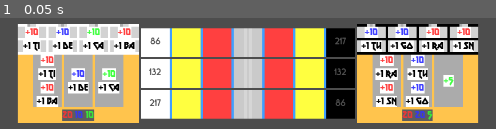
Above: before the commit, frame 1.
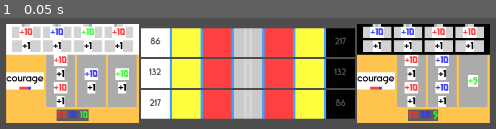
Above: after the commit, the same moment.

Repository: Pe3Hu/kura
Game: Godot game, scene res://scene/0/game.tscn
The game is run twice, just before and just after one commit, with the same random seed, the same clock (stepped at 60 frames per second) and the same inputs.
Inputs:
- Up to frame 1 (0.05 s): no input

The runs differ from the first frame. In frame 1, 27% of the frame differs, in the area x 1-99%, y 5-95%.

Commit message:
update version 0.0041
1. kura_calibration, kura_symbol jsons added

Diff:
--- /dev/null
+++ b/asset/json/kura_calibration.json
@@ -0,0 +1,80 @@
+[
+ {
+  "title": "autonomy",
+  "type": "aspect",
+  "price": 10,
+  "subtype": "aspect"
+ },
+ {
+  "title": "power",
+  "type": "aspect",
+  "price": 14,
+  "subtype": "aspect"
+ },
+ {
+  "title": "velocity",
+  "type": "aspect",
+  "price": 16,
+  "subtype": "aspect"
+ },
+ {
+  "title": "min",
+  "type": "aspect",
+  "price": 20,
+  "subtype": "aspect"
+ },
+ {
+  "title": "max",
+  "type": "aspect",
+  "price": 5,
+  "subtype": "aspect"
+ },
+ {
+  "title": "random",
+  "type": "aspect",
+  "price": 6,
+  "subtype": "aspect"
+ },
+ {
+  "title": "high",
+  "type": "servant",
+  "price": 7,
+  "subtype": "aspect"
+ },
+ {
+  "title": "low",
+  "type": "servant",
+  "price": 13,
+  "subtype": "aspect"
+ },
+ {
+  "title": "fresh",
+  "type": "servant",
+  "price": 12,
+  "subtype": "time"
+ },
+ {
+  "title": "old",
+  "type": "servant",
+  "price": 8,
+  "subtype": "time"
+ },
+ {
+  "title": "aggressive",
+  "type": "servant",
+  "price": 9,
+  "subtype": "threat"
+ },
+ {
+  "title": "quiet",
+  "type": "servant",
+  "price": 11,
+  "subtype": "threat"
+ },
+ {
+  "title": "standard",
+  "type": "servant",
+  "price": 10,
+  "subtype": "queue"
+ }
+]
--- /dev/null
+++ b/asset/json/kura_symbol.json
@@ -0,0 +1,50 @@
+[
+ {
+  "title": "passion",
+  "power": 100,
+  "autonomy": 0,
+  "velocity": 0
+ },
+ {
+  "title": "courage",
+  "power": 75,
+  "autonomy": 25,
+  "velocity": 0
+ },
+ {
+  "title": "greatness",
+  "power": 50,
+  "autonomy": 50,
+  "velocity": 0
+ },
+ {
+  "title": "dignity",
+  "power": 25,
+  "autonomy": 75,
+  "velocity": 0
+ },
+ {
+  "title": "joy",
+  "power": 75,
+  "autonomy": 0,
+  "velocity": 25
+ },
+ {
+  "title": "freshness",
+  "power": 50,
+  "autonomy": 0,
+  "velocity": 50
+ },
+ {
+  "title": "hope",
+  "power": 25,
+  "autonomy": 0,
+  "velocity": 75
+ },
+ {
+  "title": "tranquility",
+  "power": 40,
+  "autonomy": 30,
+  "velocity": 30
+ }
+]
--- a/scene/3/forge.gd
+++ b/scene/3/forge.gd
@@ -8,7 +8,7 @@
 
 
 var totems = {}
-var elements = {}
+var origins = {}
 var kinds = {}
 
 
@@ -17,19 +17,35 @@
 		slot.prototype = prototype
 		slot.forge = self
 
+	reset()
+
+
+func reset() -> void:
+	prototype.reset()
+	totems = {}
+	origins = {}
+	kinds = {}
+
 	set_default_slots()
-	#prefix.draw_servant_affix("No")
-	#suffix.draw_servant_affix("No")
+	reset_affixs()
 
 
 func set_default_slots() -> void:
-	prototype.reset()
-	totems = {}
-	elements = {}
-	kinds = {}
-
 	for slot in slots.get_children():
 		slot.set_default()
+
+
+func reset_affixs() -> void:
+	for prefix in prefixs.get_children():
+		prefixs.remove_child(prefix)
+		prefix.queue_free()
+
+	for suffix in suffixs.get_children():
+		suffixs.remove_child(suffix)
+		suffix.queue_free()
+
+	var symbol = Global.dict.spell.symbol.keys().pick_random()
+	add_affix("symbol", symbol)
 
 
 func use_card(card_: MarginContainer) -> void:
@@ -48,5 +64,12 @@
 	match type_:
 		"totem":
 			suffixs.add_child(icon)
+		"kind":
+			suffixs.add_child(icon)
+		"origin":
+			suffixs.add_child(icon)
+		"symbol":
+			prefixs.add_child(icon)
+			icon.draw_spell_symbol(title_)
 
 	icon.draw_servant_affix(title_)
--- a/scene/3/slot.gd
+++ b/scene/3/slot.gd
@@ -33,15 +33,18 @@
 		var aspect = prototype.aspects.get_node(protocol_.aspect)
 		aspect.add_value(value)
 
-	if protocol_.totem != null:
-		if !forge.totems.has(protocol_.totem):
-			forge.totems[protocol_.totem] = 0
+	var affixs = ["totem", "origin", "kind"]
 
-		if forge.totems[protocol_.totem] < 2:
-			forge.totems[protocol_.totem] += value
+	for affix in affixs:
+		if protocol_[affix] != null:
+			if !forge.totems.has(protocol_[affix]):
+				forge.totems[protocol_[affix]] = 0
 
-			if forge.totems[protocol_.totem] >= 2:
-				forge.add_affix("totem", protocol_.totem)
+			if forge.totems[protocol_[affix]] < 2:
+				forge.totems[protocol_[affix]] += value
+
+				if forge.totems[protocol_[affix]] >= 2:
+					forge.add_affix(affix, protocol_[affix])
 
 
 func remove_default() -> void:
--- a/scene/4/icon.gd
+++ b/scene/4/icon.gd
@@ -22,3 +22,27 @@
 			blank.bg.set_color(Color.DARK_GRAY)
 		else:
 			blank.bg.set_color(Color.LIGHT_GRAY)
+
+
+func draw_spell_symbol(symbol_: String) -> void:
+	squares.visible = true
+	var max_h = 360.0
+	var s = 0.75
+	var v = 1
+	var h = 0
+
+	for aspect in Global.dict.icon.symbol[symbol_]:
+		for _i in Global.dict.icon.symbol[symbol_][aspect]:
+			var blank = Global.scene.blank.instantiate()
+			squares.add_child(blank)
+
+			match aspect:
+				"power":
+					h = 0 / max_h
+				"autonomy":
+					h = 240 / max_h
+				"velocity":
+					h = 120 / max_h
+
+			var color_ = Color.from_hsv(h, s, v)
+			blank.bg.set_color(color_)
--- a/scene/4/library.gd
+++ b/scene/4/library.gd
@@ -43,7 +43,9 @@
 			protocol = Global.scene.protocol.instantiate()
 			protocol.operator = "add"
 			protocol.value = 1
-			protocol.totem = Global.dict.totem.title.keys().pick_random()#"Wolf"#
+			#protocol.totem = Global.dict.totem.title.keys().pick_random()#"Wolf"#
+			#protocol.origin = Global.dict.origin.title.keys().pick_random()#"Wolf"#
+			#protocol.kind = "Wolf"#Global.dict.kind.title.keys().pick_random()#"Wolf"#
 			granule.apply_protocol(protocol)
 			card.apply_granule(granule)
 
--- a/scene/4/protocol.gd
+++ b/scene/4/protocol.gd
@@ -9,6 +9,8 @@
 var aspect = null
 var default = false
 var totem = null
+var origin = null
+var kind = null
 
 
 func update() -> void:
@@ -47,6 +49,12 @@
 	if totem != null:
 		label.text += " " + totem[0] + totem[1]
 
+	if kind != null:
+		label.text += " " + kind[0] + kind[1]
+
+	if origin != null:
+		label.text += " " + origin[0] + origin[6] + origin[9]
+
 
 func get_copy() -> MarginContainer:
 	var protocol = Global.scene.protocol.instantiate()
--- a/script/Global.gd
+++ b/script/Global.gd
@@ -103,21 +103,61 @@
 	dict.aspect.slot["autonomy"] = "Torso"
 	dict.aspect.slot["velocity"] = "Limb"
 
-	init_elements()
+	dict.icon = {}
+
+	init_spells()
+	init_origins()
 	init_kinds()
 	init_totems()
 	init_traits()
 
 
-func init_elements() -> void:
-	dict.element = {}
-	dict.element.title = {}
-	var path = "res://asset/json/kura_element.json"
-	var array = load_data(path)
-
-	for data in array:
-		dict.element.title[data.title] = data
-		dict.element.title[data.title].erase("title")
+func init_spells() -> void:
+	dict.spell = {}
+	dict.spell.calibration = {}
+	var path = "res://asset/json/kura_calibration.json"
+	var array = load_data(path)
+
+	for data in array:
+		if !dict.spell.calibration.has(data.type):
+			dict.spell.calibration[data.type] = {}
+
+		dict.spell.calibration[data.type][data.title] = data.duplicate()
+
+		if data.type == data.subtype:
+			dict.spell.calibration[data.type][data.title].erase("subtype")
+
+		dict.spell.calibration[data.type][data.title].erase("type")
+		dict.spell.calibration[data.type][data.title].erase("title")
+
+	dict.spell.symbol = {}
+	dict.icon.symbol = {}
+	path = "res://asset/json/kura_symbol.json"
+	array = load_data(path)
+
+	for data in array:
+		dict.spell.symbol[data.title] = {}
+		dict.icon.symbol[data.title] = {}
+
+		for key in data:
+			if key != "title" and data[key] != 0:
+				dict.spell.symbol[data.title][key] = data[key]
+				dict.icon.symbol[data.title][key] = 0
+
+				while dict.icon.symbol[data.title][key] + 1 <= data[key] / 25:
+					dict.icon.symbol[data.title][key] += 1
+
+
+
+func init_origins() -> void:
+	dict.origin = {}
+	dict.origin.title = {}
+	var path = "res://asset/json/kura_origin.json"
+	var array = load_data(path)
+
+	for data in array:
+		dict.origin.title[data.title] = data
+		dict.origin.title[data.title].erase("title")
 
 
 func init_kinds() -> void:
